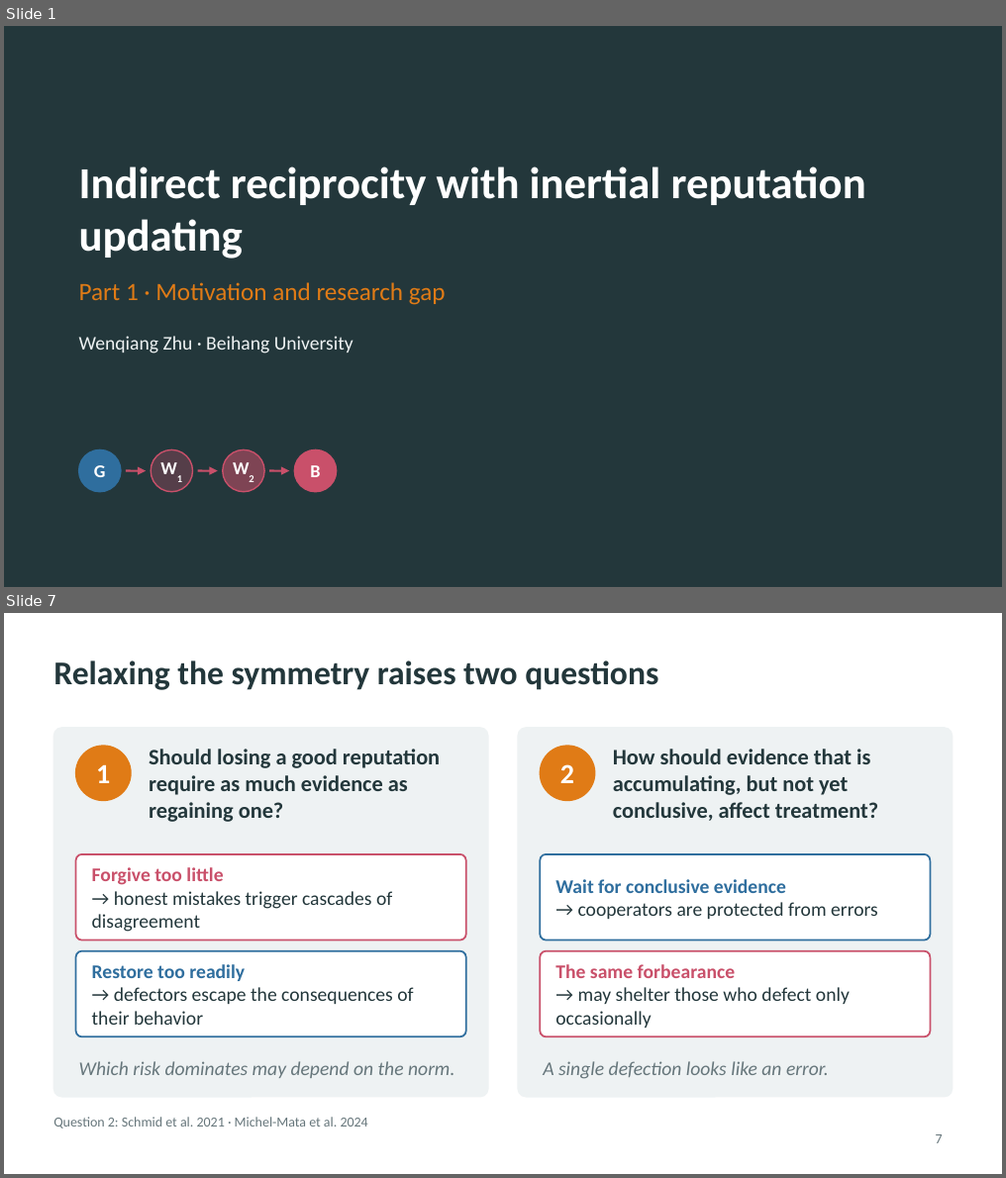
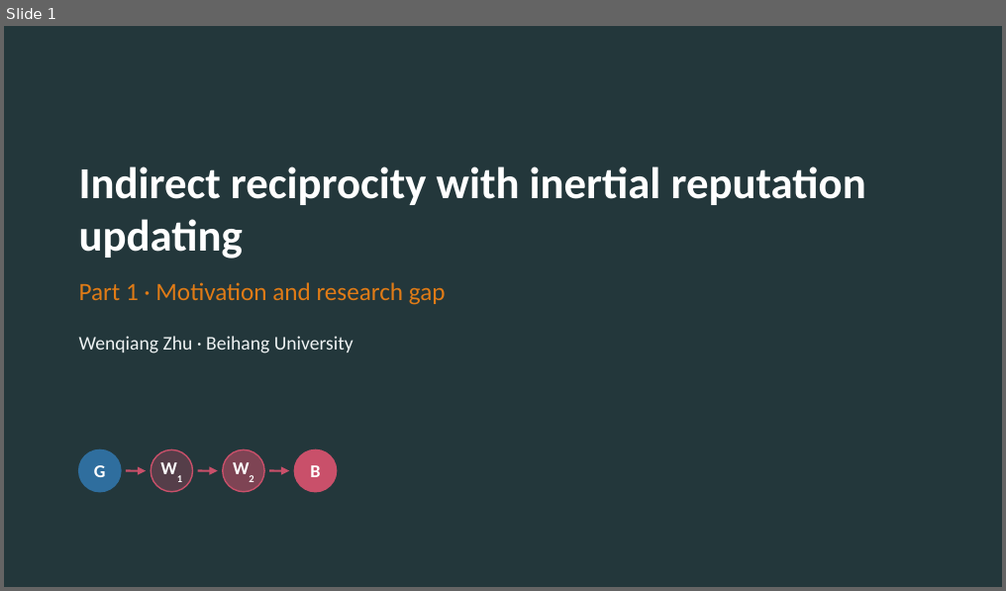
Before and after one commit to JoeWynn7/IR_paper, a slide deck: Slides/IR_motivation_section.pptx. Shown one above the other, each under a label of ours: slides 1 and 7 before the commit, slide 1 after it; the slides between them are not shown. The pictures are 1006x1178 and 1006x591 pixels, drawn with LibreOffice and Linux fonts; fonts in the diff are those of the drawing. Boxes give left, top, right and bottom in pixels: in the first picture for what was removed or moved away, otherwise in the second. Text is boxed around its words. In the diff, an @@ line names an element or a change of style, - is before the commit and + after.

```diff
--- a/Slides/IR_motivation_section.pptx
+++ b/Slides/IR_motivation_section.pptx
@@ slide 7 removed at (4,613,1002,1174), background #FFFFFF @@
@@ title removed at (54,661,658,690) @@
-Relaxing the symmetry raises two questions
@@ rounded rectangle removed at (54,728,488,1097) @@
@@ rounded rectangle removed at (518,728,952,1097) @@
@@ ellipse removed at (76,746,131,801) @@
@@ text removed at (149,749,440,822) @@
-Should losing a good reputation require as much evidence as regaining one?
@@ ellipse removed at (540,746,595,801) @@
@@ text removed at (613,749,878,821) @@
-How should evidence that is accumulating, but not yet conclusive, affect treatment?
@@ text removed at (96,764,110,783) @@
-1
@@ text removed at (560,764,574,783) @@
-2
@@ rounded rectangle removed at (76,855,466,941) @@
@@ text removed at (92,867,392,932) @@
-Forgive too little
-→ honest mistakes trigger cascades of disagreement
@@ rounded rectangle removed at (540,855,930,941) @@
@@ text removed at (555,879,878,919) @@
-Wait for conclusive evidence
-→ cooperators are protected from errors
@@ rounded rectangle removed at (76,952,466,1037) @@
@@ text removed at (92,964,413,1025) @@
-Restore too readily
-→ defectors escape the consequences of their behavior
@@ rounded rectangle removed at (540,952,930,1037) @@
@@ text removed at (555,964,849,1028) @@
-The same forbearance
-→ may shelter those who defect only occasionally
@@ text removed at (79,1061,454,1078) @@
-Which risk dominates may depend on the norm.
@@ text removed at (543,1061,829,1079) @@
-A single defection looks like an error.
@@ text removed at (54,1117,368,1129) @@
-Question 2: Schmid et al. 2021 · Michel-Mata et al. 2024
@@ page number removed at (936,1135,943,1144) @@
-7
```
Also in this commit, not shown: 1 slide changed, 5 slides added, 6 other slides removed, 21 other files.
